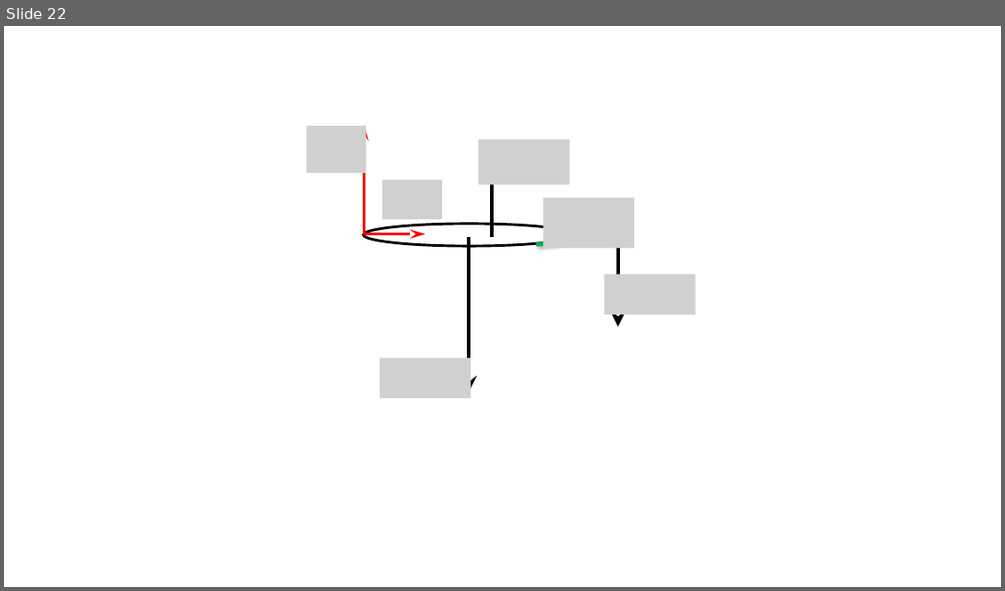
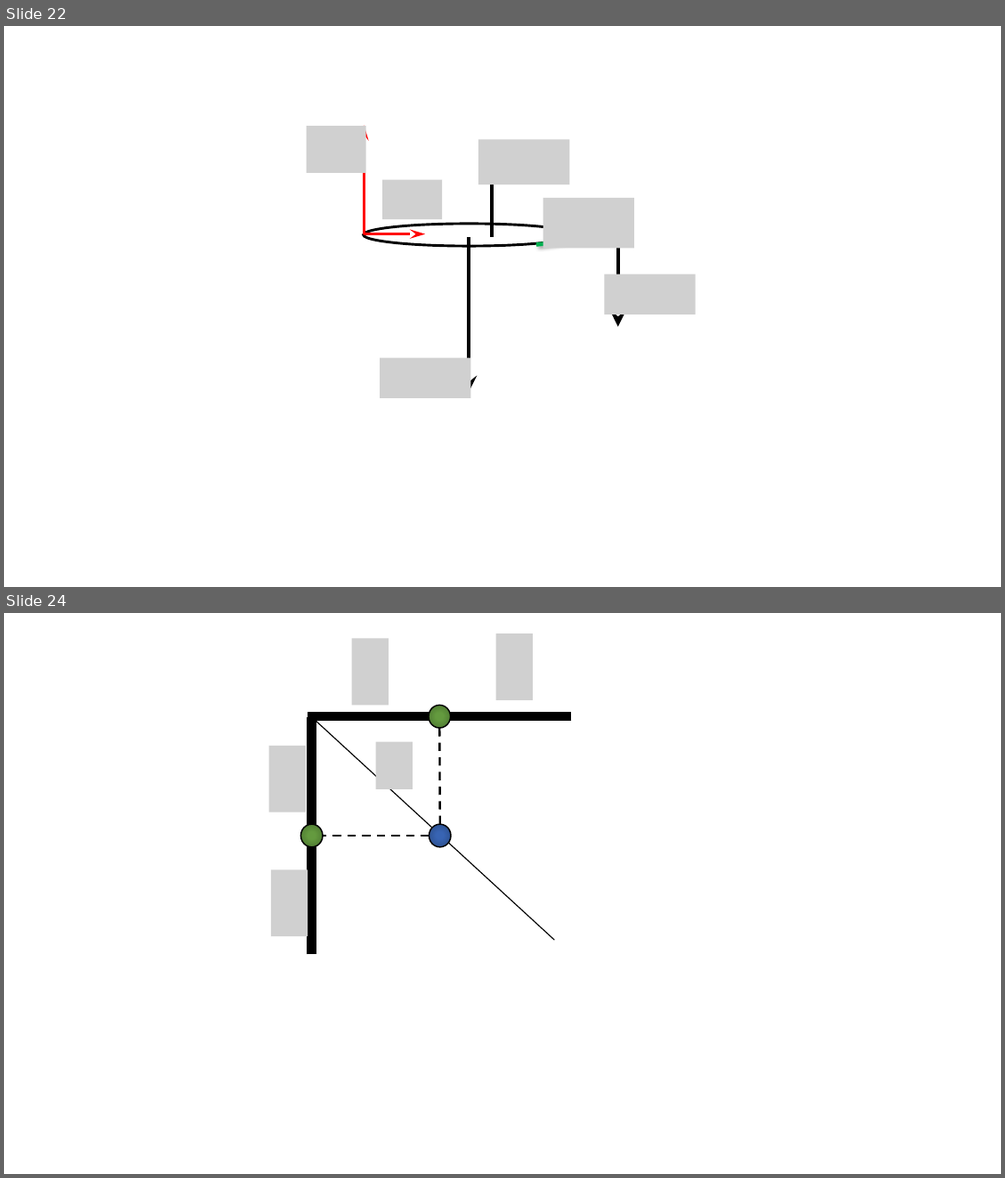
Before and after one commit to savchenko-physics/savchenko-physics.github.io, a slide deck: volunteer/Drawings.pptx. Shown one above the other, each under a label of ours: slide 22 before the commit, slides 22 and 24 after it; the slides between them are not shown. The pictures are 1005x591 and 1005x1178 pixels, drawn with LibreOffice and Linux fonts; fonts in the diff are those of the drawing; grey boxes stand for pictures. Boxes give left, top, right and bottom in pixels: in the first picture for what was removed or moved away, otherwise in the second. Text is boxed around its words. In the diff, an @@ line names an element or a change of style, - is before the commit and + after.

```diff
--- a/volunteer/Drawings.pptx
+++ b/volunteer/Drawings.pptx
@@ slide 24 added at [4, 613, 1001, 1174], background #FFFFFF @@
@@ picture added at [352, 639, 388, 705] @@
@@ picture added at [496, 633, 533, 699] @@
@@ line added from (572, 716) to (307, 716), #000000 9 pt @@
@@ line added from (554, 940) to (307, 714), #000000 1 pt @@
@@ line added from (312, 954) to (312, 717), #000000 9 pt @@
@@ ellipse added at [429, 705, 451, 728], fill gradient #649A3F to #548235 to #4E7932, outline #000000 1.25 pt @@
@@ picture added at [268, 746, 306, 811] @@
@@ picture added at [376, 742, 413, 789] @@
@@ line added from (440, 824) to (440, 728), #000000 2 pt dashed @@
@@ ellipse added at [301, 824, 323, 847], fill gradient #649A3F to #548235 to #4E7932, outline #000000 1.25 pt @@
@@ ellipse added at [429, 824, 451, 847], fill gradient #3864B3 to #2F5597 to #2C4F8C, outline #000000 1.25 pt @@
@@ line added from (429, 835) to (323, 835), #000000 2 pt dashed @@
@@ picture added at [271, 869, 307, 936] @@
```
Also in this commit, not shown: 1 other slide added, 7 other files.
